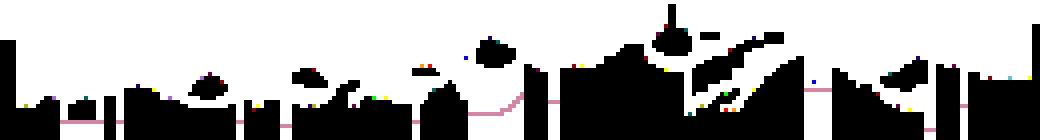
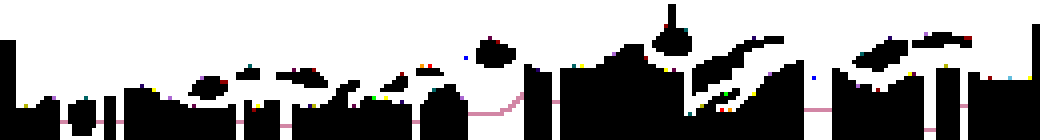
Revision of a layered 1040px x 140px image; what changed, layer by layer:
renamed "Layer 3" to "interactables", painted on it over left=136, top=32, right=972, bottom=116
renamed "Layer 1" to "desert", painted on it over left=68, top=32, right=972, bottom=140
painted on "Layer 2" over left=68, top=88, right=832, bottom=124
